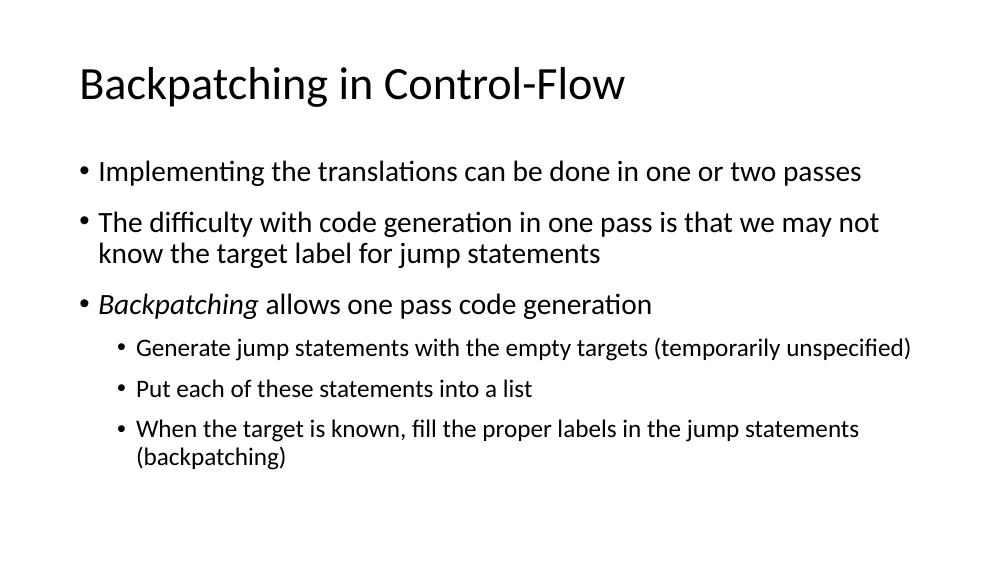
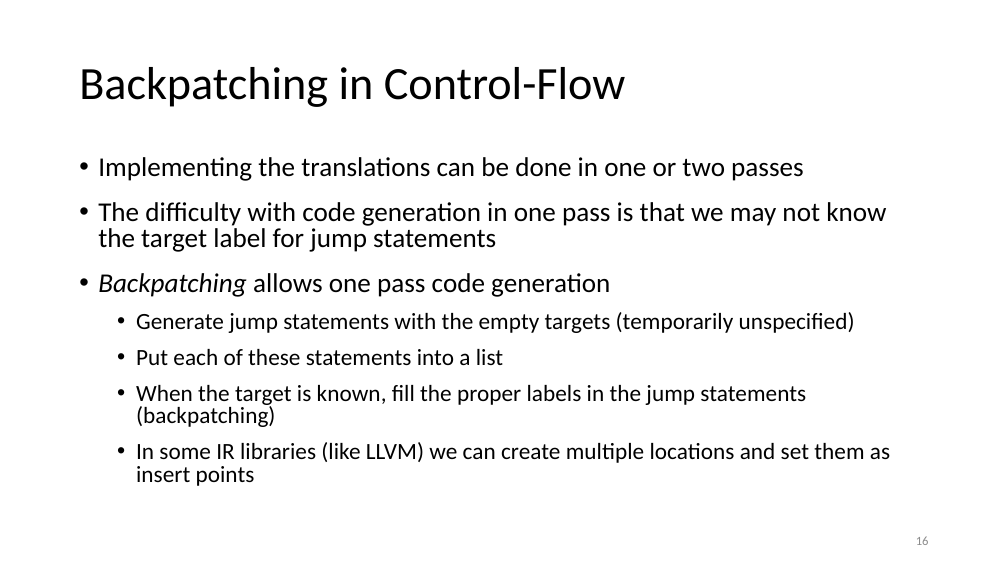
Before and after one commit to anoopsarkar/compilers-class, a slide deck: slide 16 of assets/ppt/codegen/ir.pptx (slide 13 before the commit). Drawn at 1008x567 pixels with LibreOffice and Linux fonts; fonts in the diff are those of the drawing. Boxes give left, top, right and bottom in pixels: in the first picture for what was removed or moved away, otherwise in the second. Text is boxed around its words. In the diff, an @@ line names an element or a change of style, - is before the commit and + after.

```diff
--- a/assets/ppt/codegen/ir.pptx
+++ b/assets/ppt/codegen/ir.pptx
@@ text at [98,157,886,427]: size 21 to 19.4 pt in "Implementing the translations can be done in ...", "The difficulty with code generation in one ...", "Backpatching allows one pass code generation"; size 18 to 16.6 pt in "Generate jump statements with the empty targets ...", "Put each of these statements into a ...", "When the target is known, fill the ..."; line spacing 0.9 to 0.8 @@
@@ text at [136,442,890,486]: paragraph added @@
+  • In some IR libraries (like LLVM) we can create multiple locations and set them as insert points
@@ page number added at [916,536,929,545], 9 pt, text #8C8C8C @@
+16
```
Also in this commit, not shown: 34 other slides changed, 7 slides added, 3 slides removed, 1 other file.
